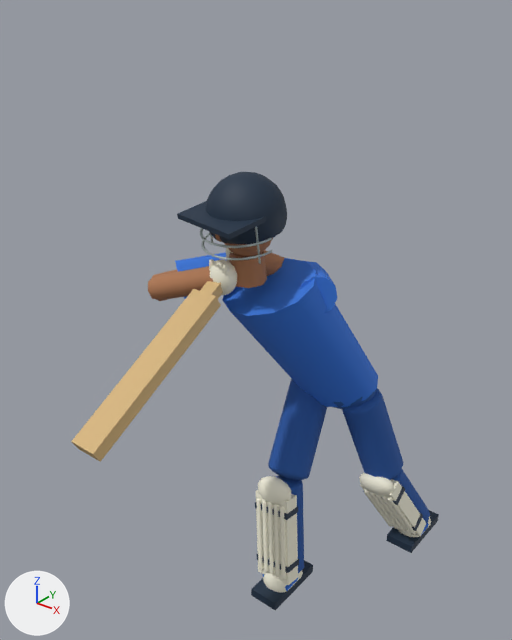
The glTF model public/assets/fun-cricket-batter.glb, before and after one commit.
The view is the same before and after, from a 50 mm camera at (1.61, -2.45, 2.45) aimed at (0.08, -0.53, 1.26). The lights are fixed; the arrows at lower left show +X, +Y and +Z. The picture after the commit comes second. Both versions are drawn at frame 13 of the action 'Lofted_Straight_Drive'; the numbers are the values there.

Script lines for the objects in view, before the commit:
```python
ob_batterpart_000 = bpy.data.objects.new('BatterPart_000', me_mesh_0)
ob_batterpart_000.parent = ob_funcricket_original_articulated_batter
ob_batterpart_000.location = (0.173, -0.33, 1.135)
ob_batterpart_000.rotation_euler = (0.534, -0.278, -0.0765)  # degrees (31, -16, -4.4)
ob_batterpart_000.scale = (1.0, 0.65, 1.33)
ob_batterpart_002 = bpy.data.objects.new('BatterPart_002', me_mesh_2)
ob_batterpart_002.parent = ob_funcricket_original_articulated_batter
ob_batterpart_002.location = (0.04, -0.54, 1.475)
ob_batterpart_003 = bpy.data.objects.new('BatterPart_003', None)
ob_batterpart_003.parent = ob_funcricket_original_articulated_batter
ob_batterpart_003.location = (0.04, -0.54, 1.655)
ob_batterpart_003.rotation_euler = (0.148, 0.0223, -0.148)  # degrees (8.5, 1.3, -8.5)
ob_batterpart_012 = bpy.data.objects.new('BatterPart_012', me_mesh_10)
ob_batterpart_012.parent = ob_batterpart_011
ob_batterpart_012.location = (0.0, 0.0, 0.026)
ob_batterpart_018 = bpy.data.objects.new('BatterPart_018', me_mesh_16)
ob_batterpart_018.parent = ob_funcricket_original_articulated_batter
ob_batterpart_018.location = (-0.21, -0.575, 1.37)
ob_batterpart_018.rotation_euler = (1.826, -0.724, -0.912)  # degrees (105, -41, -52)
ob_batterpart_018.scale = (1.0, 1.0, 0.287)
ob_batterpart_020 = bpy.data.objects.new('BatterPart_020', me_mesh_18)
ob_batterpart_020.parent = ob_funcricket_original_articulated_batter
ob_batterpart_020.location = (-0.158, -0.662, 1.395)
ob_batterpart_020.rotation_euler = (-0.471, 1.192, -0.323)  # degrees (-27, 68, -19)
ob_batterpart_020.scale = (1.0, 1.0, 0.31)
ob_batterpart_021 = bpy.data.objects.new('BatterPart_021', me_mesh_19)
ob_batterpart_021.parent = ob_funcricket_original_articulated_batter
ob_batterpart_021.location = (0.0398, -0.386, 1.429)
ob_batterpart_021.rotation_euler = (1.057, -0.237, -0.139)  # degrees (61, -14, -8)
ob_batterpart_021.scale = (1.0, 1.0, 0.31)
ob_batterpart_022 = bpy.data.objects.new('BatterPart_022', me_mesh_20)
ob_batterpart_022.parent = ob_funcricket_original_articulated_batter
ob_batterpart_022.location = (-0.173, -0.535, 1.38)
ob_batterpart_022.rotation_euler = (1.826, -0.724, -0.912)  # degrees (105, -41, -52)
ob_batterpart_022.scale = (1.0, 1.0, 0.208)
ob_batterpart_023 = bpy.data.objects.new('BatterPart_023', me_mesh_21)
ob_batterpart_023.parent = ob_funcricket_original_articulated_batter
ob_batterpart_023.location = (0.232, -0.389, 1.383)
ob_batterpart_023.rotation_euler = (-1.8, -0.794, 0.972)  # degrees (-103, -45, 56)
ob_batterpart_023.scale = (1.0, 1.0, 0.208)
# also in view: 'BatterPart_029' at (0.25, -0.56, 0.05); 'BatterPart_013' at (0.02, -0.66, 1.69); 'BatterPart_025' at (0.41, -0.14, 0.67); 'BatterPart_024' at (0.16, -0.33, 0.7); 'BatterPart_033' at (0.22, -0.56, 0.3)
```
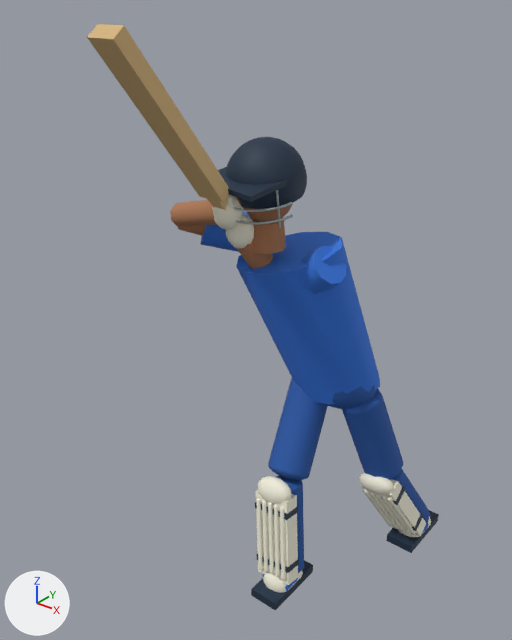
ob_batterpart_003 is not drawn itself; it is the parent of ob_batterpart_004, ob_batterpart_005, ob_batterpart_006, ob_batterpart_007, ob_batterpart_008, ob_batterpart_009, ob_batterpart_010, ob_batterpart_011.
ob_batterpart_042 is not drawn itself; it is the parent of ob_batterpart_043, ob_batterpart_044, ob_batterpart_045, ob_batterpart_046, ob_batterpart_047.
ob_batterpart_068 is not drawn itself; it is the parent of ob_batterpart_069, ob_batterpart_070, ob_batterpart_071, ob_batterpart_072, ob_batterpart_073.

Pixel boxes [x1, y1, x2, y2] of what changed, in the pictures (512 x 640 px):
'BatterPart_000', moved, turned, rescaled
    before: [222, 258, 378, 407]
    after: [236, 232, 380, 405]
'BatterPart_069', moved, turned
    before: [71, 289, 221, 462]
    after: [87, 24, 229, 202]
'BatterPart_012', moved
    before: [206, 172, 287, 244]
    after: [226, 137, 307, 209]
'BatterPart_020', moved, turned
    before: [148, 266, 213, 300]
    after: [170, 200, 217, 227]
'BatterPart_013', moved
    before: [177, 201, 266, 240]
    after: [218, 167, 287, 202]
'BatterPart_002', moved
    before: [229, 251, 267, 288]
    after: [250, 218, 286, 254]
'BatterPart_023', moved, turned
    before: [299, 261, 337, 314]
    after: [300, 246, 346, 294]
'BatterPart_043', moved
    before: [210, 260, 237, 295]
    after: [212, 194, 242, 230]
'BatterPart_022', moved, turned
    before: [175, 252, 236, 299]
    after: [200, 211, 251, 252]
'BatterPart_021', moved, turned
    before: [264, 250, 284, 276]
    after: [237, 238, 273, 269]
'BatterPart_004', moved
    before: [225, 238, 273, 257]
    after: [243, 203, 293, 222]
'BatterPart_014', moved
    before: [200, 228, 272, 248]
    after: [234, 202, 292, 212]
'BatterPart_071', moved, turned
    before: [200, 281, 223, 299]
    after: [208, 196, 228, 210]
'BatterPart_015', moved
    before: [201, 232, 273, 260]
    after: [235, 215, 293, 225]
'BatterPart_018', moved, turned (mostly hidden)
    before: [152, 269, 177, 301]
    after: [178, 225, 206, 236]
'BatterPart_017', moved
    before: [255, 226, 261, 264]
    after: [276, 190, 281, 228]
'BatterPart_047', moved
    before: [223, 263, 228, 276]
    after: [227, 195, 233, 208]
'BatterPart_005', moved (mostly hidden)
    before: [215, 234, 221, 242]
    after: [236, 197, 241, 205]
'BatterPart_044', moved (not visible afterwards)
    before: [209, 259, 214, 270]
'BatterPart_046', moved (not visible afterwards)
    before: [218, 262, 223, 269]
'BatterPart_045', moved (not visible afterwards)
    before: [213, 261, 219, 267]
'BatterPart_016', moved (not visible afterwards)
    before: [210, 234, 214, 243]

Patch to the scene script:
```diff
--- a/public/assets/fun-cricket-batter.glb.py
+++ b/public/assets/fun-cricket-batter.glb.py
@@ ob_batterpart_000 @@
 ob_batterpart_000.parent = ob_funcricket_original_articulated_batter
-ob_batterpart_000.location = (0.173, -0.33, 1.135)
-ob_batterpart_000.rotation_euler = (0.534, -0.278, -0.0765)  # degrees (31, -16, -4.4)
-ob_batterpart_000.scale = (1.0, 0.65, 1.33)
+ob_batterpart_000.location = (0.182, -0.284, 1.19)
+ob_batterpart_000.rotation_euler = (0.253, -0.268, 0.149)  # degrees (14, -15, 8.5)
+ob_batterpart_000.scale = (1.0, 0.65, 1.46)
@@ ob_batterpart_002 @@
 ob_batterpart_002.parent = ob_funcricket_original_articulated_batter
-ob_batterpart_002.location = (0.04, -0.54, 1.475)
+ob_batterpart_002.location = (0.0583, -0.448, 1.585)
@@ ob_batterpart_003 @@
 ob_batterpart_003.parent = ob_funcricket_original_articulated_batter
-ob_batterpart_003.location = (0.04, -0.54, 1.655)
+ob_batterpart_003.location = (0.0583, -0.448, 1.765)
 ob_batterpart_003.rotation_euler = (0.148, 0.0223, -0.148)  # degrees (8.5, 1.3, -8.5)
@@ ob_batterpart_018 @@
 ob_batterpart_018.parent = ob_funcricket_original_articulated_batter
-ob_batterpart_018.location = (-0.21, -0.575, 1.37)
-ob_batterpart_018.rotation_euler = (1.826, -0.724, -0.912)  # degrees (105, -41, -52)
+ob_batterpart_018.location = (-0.2, -0.429, 1.555)
+ob_batterpart_018.rotation_euler = (1.135, -0.824, -0.543)  # degrees (65, -47, -31)
 ob_batterpart_018.scale = (1.0, 1.0, 0.287)
@@ ob_batterpart_020 @@
 ob_batterpart_020.parent = ob_funcricket_original_articulated_batter
-ob_batterpart_020.location = (-0.158, -0.662, 1.395)
-ob_batterpart_020.rotation_euler = (-0.471, 1.192, -0.323)  # degrees (-27, 68, -19)
+ob_batterpart_020.location = (-0.159, -0.565, 1.649)
+ob_batterpart_020.rotation_euler = (0.672, 1.206, 0.472)  # degrees (39, 69, 27)
 ob_batterpart_020.scale = (1.0, 1.0, 0.31)
@@ ob_batterpart_021 @@
 ob_batterpart_021.parent = ob_funcricket_original_articulated_batter
-ob_batterpart_021.location = (0.0398, -0.386, 1.429)
-ob_batterpart_021.rotation_euler = (1.057, -0.237, -0.139)  # degrees (61, -14, -8)
+ob_batterpart_021.location = (0.0347, -0.443, 1.459)
+ob_batterpart_021.rotation_euler = (0.541, -0.206, -0.0572)  # degrees (31, -12, -3.3)
 ob_batterpart_021.scale = (1.0, 1.0, 0.31)
@@ ob_batterpart_022 @@
 ob_batterpart_022.parent = ob_funcricket_original_articulated_batter
-ob_batterpart_022.location = (-0.173, -0.535, 1.38)
-ob_batterpart_022.rotation_euler = (1.826, -0.724, -0.912)  # degrees (105, -41, -52)
+ob_batterpart_022.location = (-0.159, -0.395, 1.539)
+ob_batterpart_022.rotation_euler = (1.135, -0.824, -0.543)  # degrees (65, -47, -31)
 ob_batterpart_022.scale = (1.0, 1.0, 0.208)
@@ ob_batterpart_023 @@
 ob_batterpart_023.parent = ob_funcricket_original_articulated_batter
-ob_batterpart_023.location = (0.232, -0.389, 1.383)
-ob_batterpart_023.rotation_euler = (-1.8, -0.794, 0.972)  # degrees (-103, -45, 56)
+ob_batterpart_023.location = (0.238, -0.39, 1.447)
+ob_batterpart_023.rotation_euler = (0.244, -2.241, -0.496)  # degrees (14, -128, -28)
 ob_batterpart_023.scale = (1.0, 1.0, 0.208)
@@ ob_batterpart_042 @@
 ob_batterpart_042.parent = ob_funcricket_original_articulated_batter
-ob_batterpart_042.location = (0.0, -0.633, 1.451)
+ob_batterpart_042.location = (0.0, -0.603, 1.696)
@@ ob_batterpart_068 @@
 ob_batterpart_068.parent = ob_funcricket_original_articulated_batter
-ob_batterpart_068.location = (0.0, -1.02, 1.232)
-ob_batterpart_068.rotation_euler = (-1.055, 0.0, 0.0)  # degrees (-60, 0, 0)
+ob_batterpart_068.location = (0.0, -0.876, 2.044)
+ob_batterpart_068.rotation_euler = (-0.666, -3.142, 0.0)  # degrees (-38, -180, 0)
```
